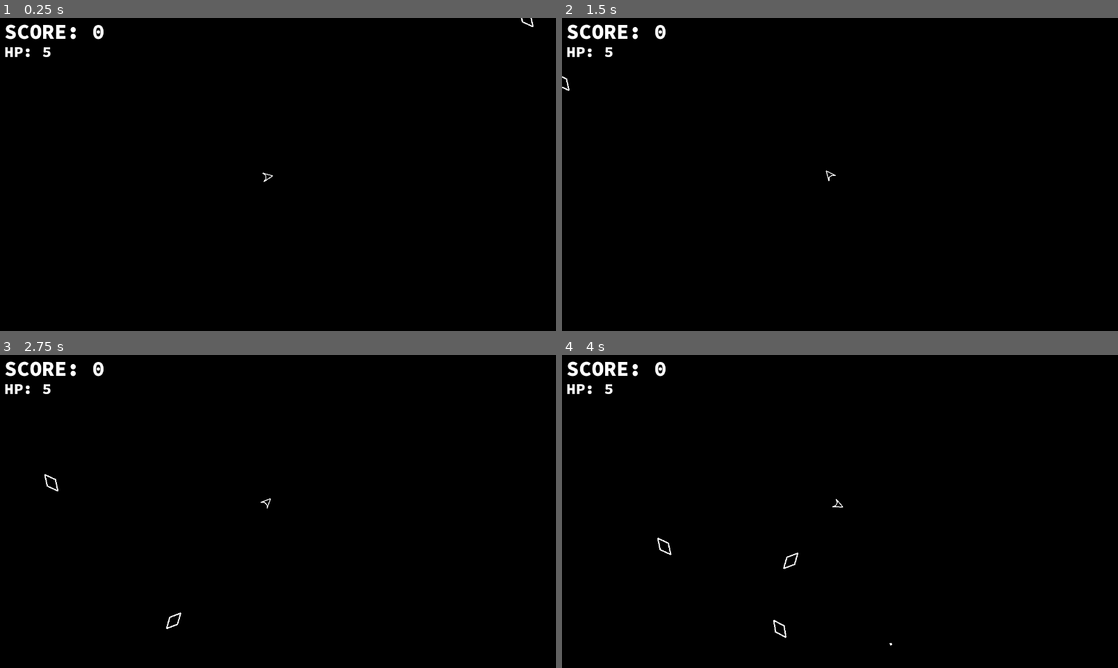
Above: before the commit, frames 1-4 (two rows, left to right).
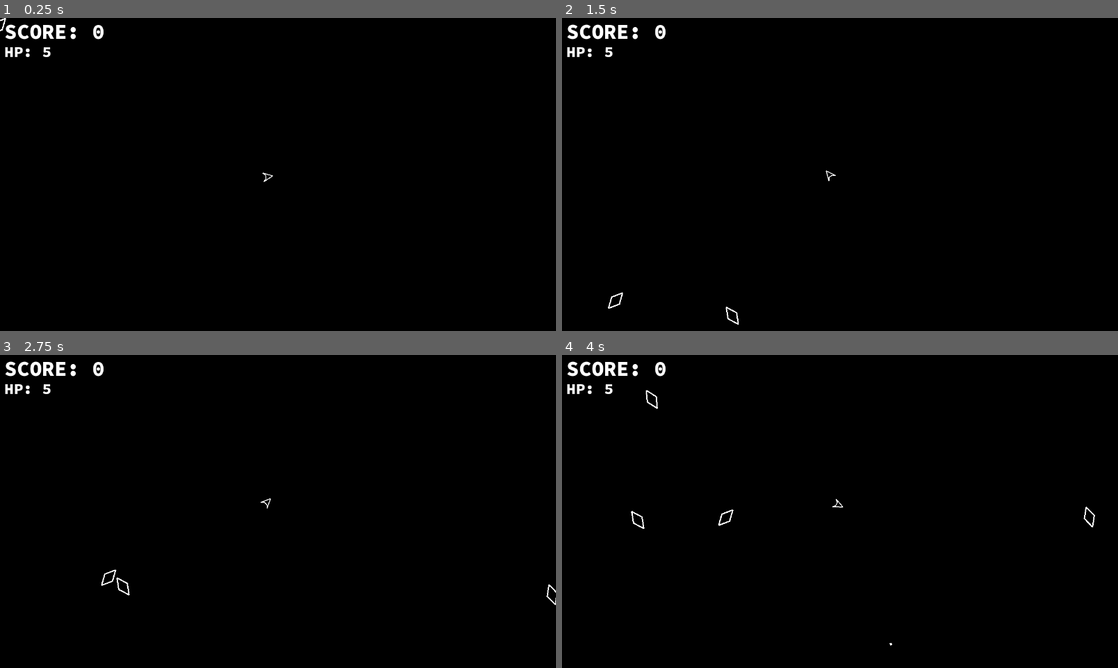
Above: after the commit, the same moments.

Repository: SYnster000/Asteroid-Matrix
Game: Godot game, scene res://Scenes/Main_game.tscn
Two runs of this game, one before a commit and one after it. Both use one fixed random seed, a clock stepped at 60 frames per second and the inputs below.
Inputs (mouse positions are in pixels of both pictures, inside the frame that each line leads up to):
- Up to frame 1 (0.25 s): no input
- Up to frame 2 (1.5 s): move the mouse to (962, 158) at 0.52 s; right-click (962, 158) at 0.6 s; tap Enter at 1.25 s; move the mouse to (728, 190) at 1.27 s; click (728, 190) at 1.35 s
- Up to frame 3 (2.75 s): move the mouse to (333, 442) at 2.02 s; right-click (333, 442) at 2.1 s
- Up to frame 4 (4 s): move the mouse to (812, 574) at 2.77 s; click (812, 574) at 2.85 s; move the mouse to (1006, 558) at 3.52 s; right-click (1006, 558) at 3.6 s

The runs differ from the first frame. In frame 1, less than 0.1% of the frame differs, in the area x 0-96%, y 0-50%; in frame 2, 0.1%; in frame 3, 0.2%; in frame 4, 0.3%, in the area x 12-96%, y 11-91%.

Commit message:
die message

Diff:
--- a/Scenes/Main_game.tscn
+++ b/Scenes/Main_game.tscn
@@ -1,18 +1,21 @@
 [gd_scene format=3 uid="uid://bmhx25jfacnx2"]
 
-[ext_resource type="Script" uid="uid://c5jr5usd1pfoh" path="res://Scripts/first_scene.gd" id="1_7s6yn"]
 [ext_resource type="PackedScene" uid="uid://c72nsq3cty7jo" path="res://Scenes/hud.tscn" id="2_6qrkm"]
+[ext_resource type="PackedScene" uid="uid://3t7ybdheeych" path="res://Scenes/died.tscn" id="2_7s6yn"]
 [ext_resource type="Script" uid="uid://dnbkitt626klg" path="res://Scripts/ship.gd" id="3_mlwp0"]
 [ext_resource type="Script" uid="uid://ckfuoijmsrgtb" path="res://Scripts/hitbox.gd" id="4_trbel"]
 [ext_resource type="Script" uid="uid://dqxwwwcq5cos8" path="res://Scripts/asteroid_spawner.gd" id="5_vj6g5"]
 [ext_resource type="PackedScene" uid="uid://jcv4dmycc3d4" path="res://Scenes/asteroid.tscn" id="6_rupfi"]
 
+[sub_resource type="AudioStreamGenerator" id="AudioStreamGenerator_7s6yn"]
+
 [node name="Main_game" type="Node2D" unique_id=1321049088]
-script = ExtResource("1_7s6yn")
 
 [node name="UI" type="CanvasLayer" parent="." unique_id=294126232]
 
 [node name="HUD" parent="UI" unique_id=2075642364 instance=ExtResource("2_6qrkm")]
+
+[node name="DIED" parent="UI" unique_id=405516288 instance=ExtResource("2_7s6yn")]
 
 [node name="Ship" type="CharacterBody2D" parent="." unique_id=533130004]
 light_mask = 7
@@ -50,3 +53,8 @@
 [node name="AsteroidSpawner" type="Node2D" parent="." unique_id=2108188524]
 script = ExtResource("5_vj6g5")
 asteroid_scene = ExtResource("6_rupfi")
+max_on_screen = 100
+spawn_interval = 1.0
+
+[node name="AudioStreamPlayer" type="AudioStreamPlayer" parent="." unique_id=66261835]
+stream = SubResource("AudioStreamGenerator_7s6yn")
--- a/Scenes/bullet.tscn
+++ b/Scenes/bullet.tscn
@@ -1,6 +1,8 @@
 [gd_scene format=3 uid="uid://3stbmev5qth1"]
 
 [ext_resource type="Script" uid="uid://d0u2ynnurcwv" path="res://Scripts/bullet.gd" id="1_v7oki"]
+
+[sub_resource type="AudioStreamGenerator" id="AudioStreamGenerator_xjght"]
 
 [sub_resource type="SegmentShape2D" id="SegmentShape2D_v8qja"]
 b = Vector2(1.753659e-07, 5)
@@ -12,6 +14,10 @@
 visibility_layer = 2
 script = ExtResource("1_v7oki")
 
+[node name="LaserPlayer" type="AudioStreamPlayer" parent="Bullet" unique_id=1010230762]
+stream = SubResource("AudioStreamGenerator_xjght")
+volume_db = 13.684
+
 [node name="Line2D" type="Line2D" parent="Bullet" unique_id=342262081]
 points = PackedVector2Array(0, 0, 5, 0)
 width = 5.0
--- /dev/null
+++ b/Scenes/died.tscn
@@ -0,0 +1,37 @@
+[gd_scene format=3 uid="uid://3t7ybdheeych"]
+
+[ext_resource type="Script" uid="uid://jaqgavp4lksl" path="res://Scripts/ui_died.gd" id="1_ccn0r"]
+[ext_resource type="FontFile" uid="uid://cf8w7kt0ns11t" path="res://Fonts/SourceCodePro-ExtraBold.ttf" id="1_frc15"]
+
+[sub_resource type="LabelSettings" id="LabelSettings_ccn0r"]
+font = ExtResource("1_frc15")
+font_size = 68
+
+[node name="DIED" type="Control" unique_id=405516288]
+layout_mode = 3
+anchors_preset = 8
+anchor_left = 0.5
+anchor_top = 0.5
+anchor_right = 0.5
+anchor_bottom = 0.5
+grow_horizontal = 2
+grow_vertical = 2
+script = ExtResource("1_ccn0r")
+
+[node name="Message" type="Label" parent="." unique_id=1007131568]
+layout_mode = 1
+anchors_preset = 8
+anchor_left = 0.5
+anchor_top = 0.5
+anchor_right = 0.5
+anchor_bottom = 0.5
+offset_left = -163.0
+offset_top = -43.0
+offset_right = 163.0
+offset_bottom = 43.0
+grow_horizontal = 2
+grow_vertical = 2
+text = "YOU DIED"
+label_settings = SubResource("LabelSettings_ccn0r")
+horizontal_alignment = 1
+vertical_alignment = 1
--- a/Scripts/bullet.gd
+++ b/Scripts/bullet.gd
@@ -1,8 +1,6 @@
 extends Area2D
 
 var SPEED = 900.0
-
-
 
 func _physics_process(delta):
 	position += transform.x * SPEED * delta  # vai para frente
@@ -14,6 +12,8 @@
 func _ready():
 	connect("area_entered", Callable(self, "_on_area_entered"))
 
+
+
 func _on_area_entered(area):
 	if area.is_in_group("asteroid"):
 		GameState.score += 1
--- a/Scripts/first_scene.gd
+++ /dev/null
@@ -1,14 +0,0 @@
-extends Node2D
-
-
-
-
-
-# Called when the node enters the scene tree for the first time.
-func _ready() -> void:
-	pass
-
-# Called every frame. 'delta' is the elapsed time since the previous frame.
-func _process(delta: float) -> void:
-	pass
-	#$ScoreLabel.text = str(GameState.score)
--- a/Scripts/game_state.gd
+++ b/Scripts/game_state.gd
@@ -1,16 +1,19 @@
 extends Node
 
 
-var score := 0
-var hp := 5
+var score
+var hp
 
 # Called when the node enters the scene tree for the first time.
 func _ready() -> void:
-	pass
+	reset()
 
+func reset():
+	GameState.score = 0
+	GameState.hp = 5
+	get_tree().reload_current_scene()
 
 # Called every frame. 'delta' is the elapsed time since the previous frame.
-func _process(delta: float) -> void:
+func _process(_delta: float) -> void:
 	if Input.is_action_just_pressed("reset"):
-		GameState.score = 0
-		get_tree().reload_current_scene()
+		GameState.reset()
--- a/Scripts/hitbox.gd
+++ b/Scripts/hitbox.gd
@@ -7,5 +7,5 @@
 
 
 # Called every frame. 'delta' is the elapsed time since the previous frame.
-func _process(delta: float) -> void:
+func _process(_delta: float) -> void:
 	pass
--- a/Scripts/hud.gd
+++ b/Scripts/hud.gd
@@ -14,6 +14,6 @@
 
 
 # Called every frame. 'delta' is the elapsed time since the previous frame.
-func _process(delta: float) -> void:
+func _process(_delta: float) -> void:
 	score = str(GameState.score)
 	hp = str(GameState.hp)
--- a/Scripts/ship.gd
+++ b/Scripts/ship.gd
@@ -4,6 +4,8 @@
 var MAX_SPEED = 350.0
 var FRICTION = 0.98
 var ROTATION_SPEED = 5.0  # velocidade de giro (maior = gira mais rápido)
+
+signal died
 
 @onready var muzzle = $Muzzle
 var BulletScene = preload("res://Scenes/bullet.tscn")
@@ -52,4 +54,5 @@
 
 func die():
 	print("PLAYER MORREU")
+	emit_signal("died")
 	queue_free()
--- /dev/null
+++ b/Scripts/ui_died.gd
@@ -0,0 +1,19 @@
+extends Control
+
+
+# Called when the node enters the scene tree for the first time.
+func _ready() -> void:
+	$Message.hide()
+
+	var ship = get_node("/root/Main_game/Ship")
+	ship.connect("died", Callable(self, "_died"))
+
+
+
+
+# Called every frame. 'delta' is the elapsed time since the previous frame.
+func _process(delta: float) -> void:
+	pass
+
+func _died():
+	$Message.show()
Not shown, removed: Scripts/first_scene.gd.uid
Not shown, added: Scripts/ui_died.gd.uid
Not shown, changed: export_presets.cfg
Not shown, added: Win_Game/Asteroid_Matrix.exe
